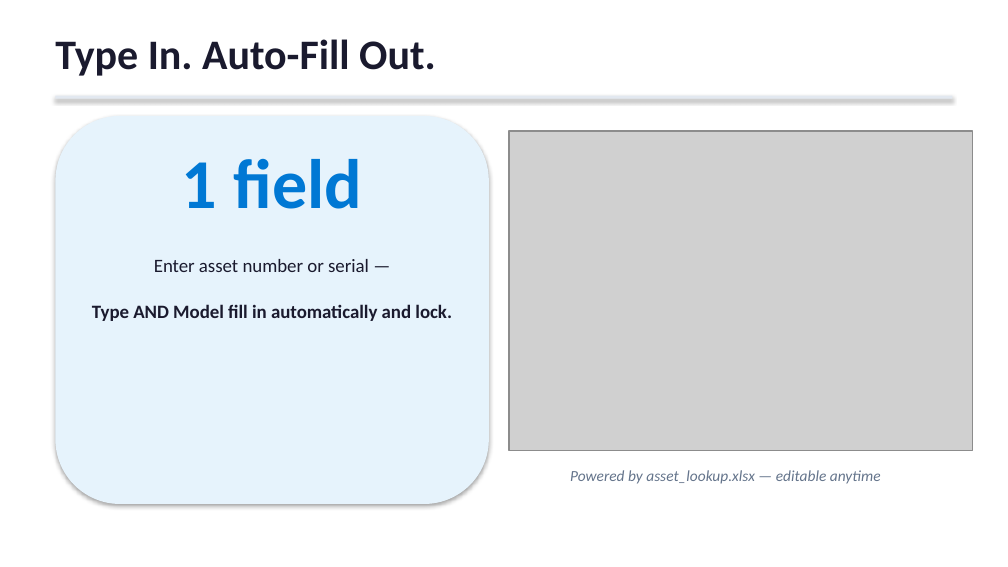
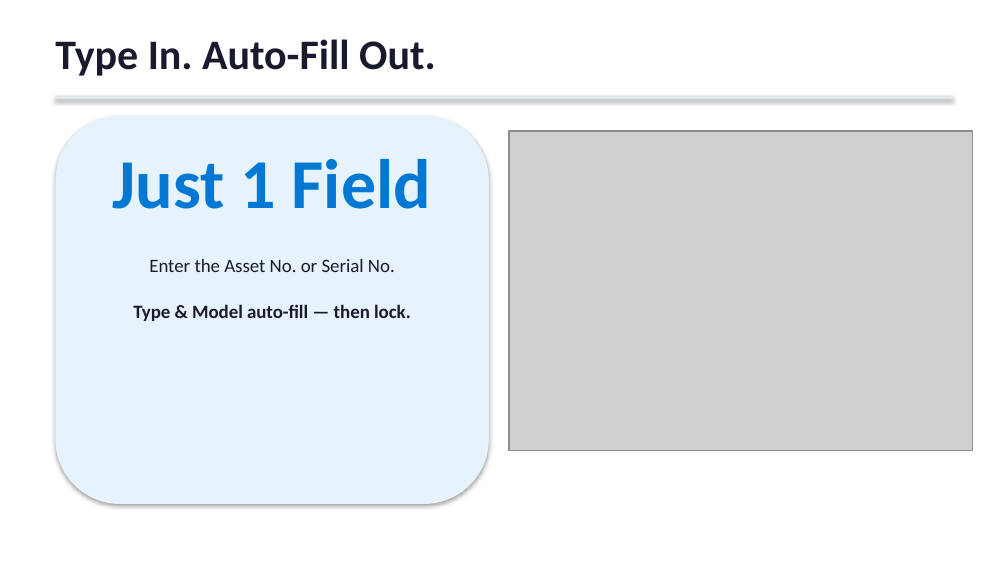
Before and after one commit to HaithamEldesouky/AssetManager, a slide deck: slide 5 of AssetManager_Presentation.pptx. Drawn at 1008x567 pixels with LibreOffice and Linux fonts; fonts in the diff are those of the drawing; grey boxes stand for pictures. Boxes give left, top, right and bottom in pixels: in the first picture for what was removed or moved away, otherwise in the second. Text is boxed around its words. In the diff, an @@ line names an element or a change of style, - is before the commit and + after.

```diff
--- a/AssetManager_Presentation.pptx
+++ b/AssetManager_Presentation.pptx
@@ text at (113,159,431,209): text changed @@
-1 field
+Just 1 Field
@@ text at (149,259,395,272): text changed @@
-Enter asset number or serial —
+Enter the Asset No. or Serial No.
@@ text at (133,304,411,321): text changed @@
-Type AND Model fill in automatically and lock.
+Type & Model auto-fill — then lock.
@@ text removed at (570,470,881,484) @@
-Powered by asset_lookup.xlsx — editable anytime
```
Also in this commit, not shown: 2 other slides changed, 1 slide removed.
